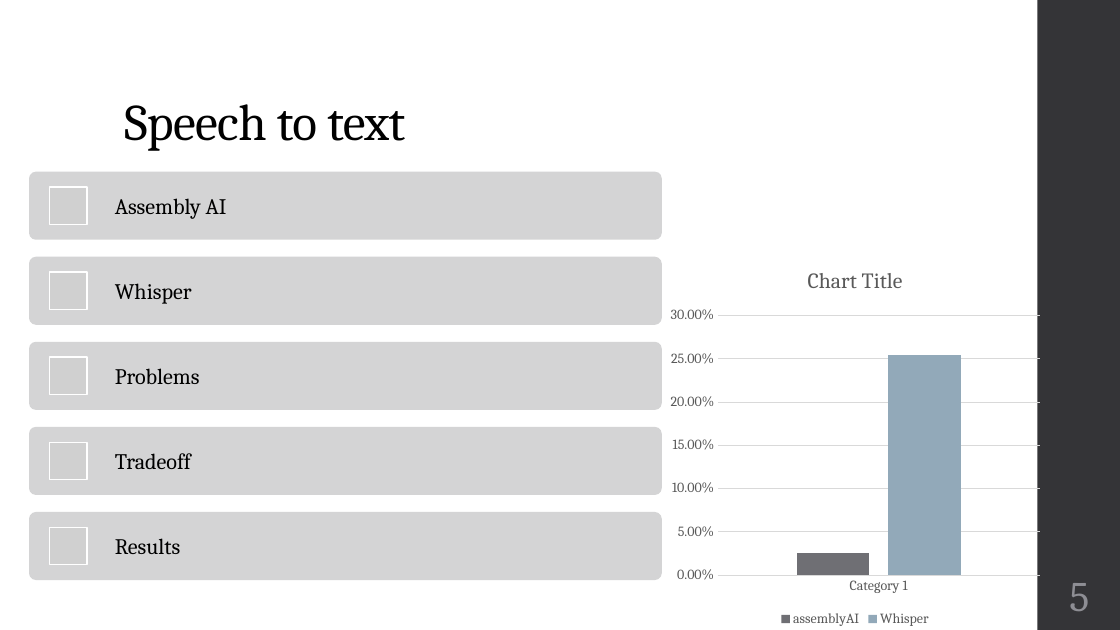
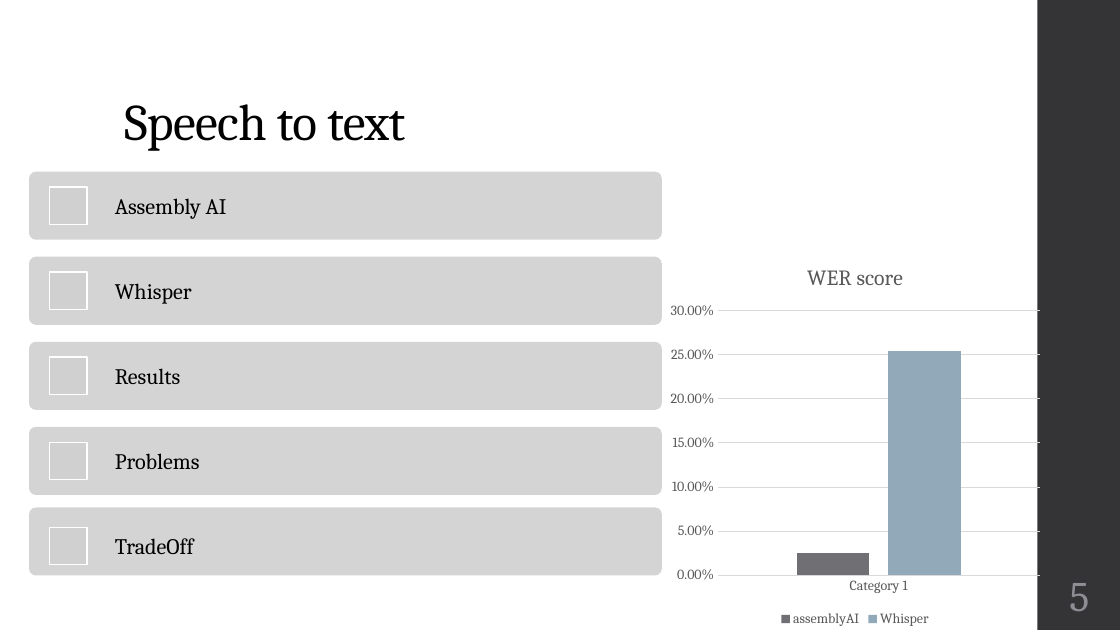
Before and after one commit to koen18138/NLP_emotion_detection, a slide deck: slide 5 of Emotion pipeline Presentation.pptx. Drawn at 1120x630 pixels with LibreOffice and Linux fonts; fonts in the diff are those of the drawing; grey boxes stand for pictures. Boxes give left, top, right and bottom in pixels: in the first picture for what was removed or moved away, otherwise in the second. Text is boxed around its words. In the diff, an @@ line names an element or a change of style, - is before the commit and + after.

```diff
--- a/Emotion pipeline Presentation.pptx
+++ b/Emotion pipeline Presentation.pptx
@@ column chart at [663,250,1048,630] @@
@@ title "WER score " added @@
@@ text "Results": place and size @@
-text "Results" at [115,538,180,554]
+text "Results" at [115,368,180,384]
@@ text "Problems": place and size @@
-text "Problems" at [115,368,200,384]
+text "Problems" at [115,453,200,469]
@@ rounded rectangle: place and size @@
-rounded rectangle at [29,513,662,581]
+rounded rectangle at [29,507,662,576]
@@ text at [115,538,194,554]: text changed @@
-Tradeoff
+TradeOff
```
Also in this commit, not shown: 1 other slide changed.
